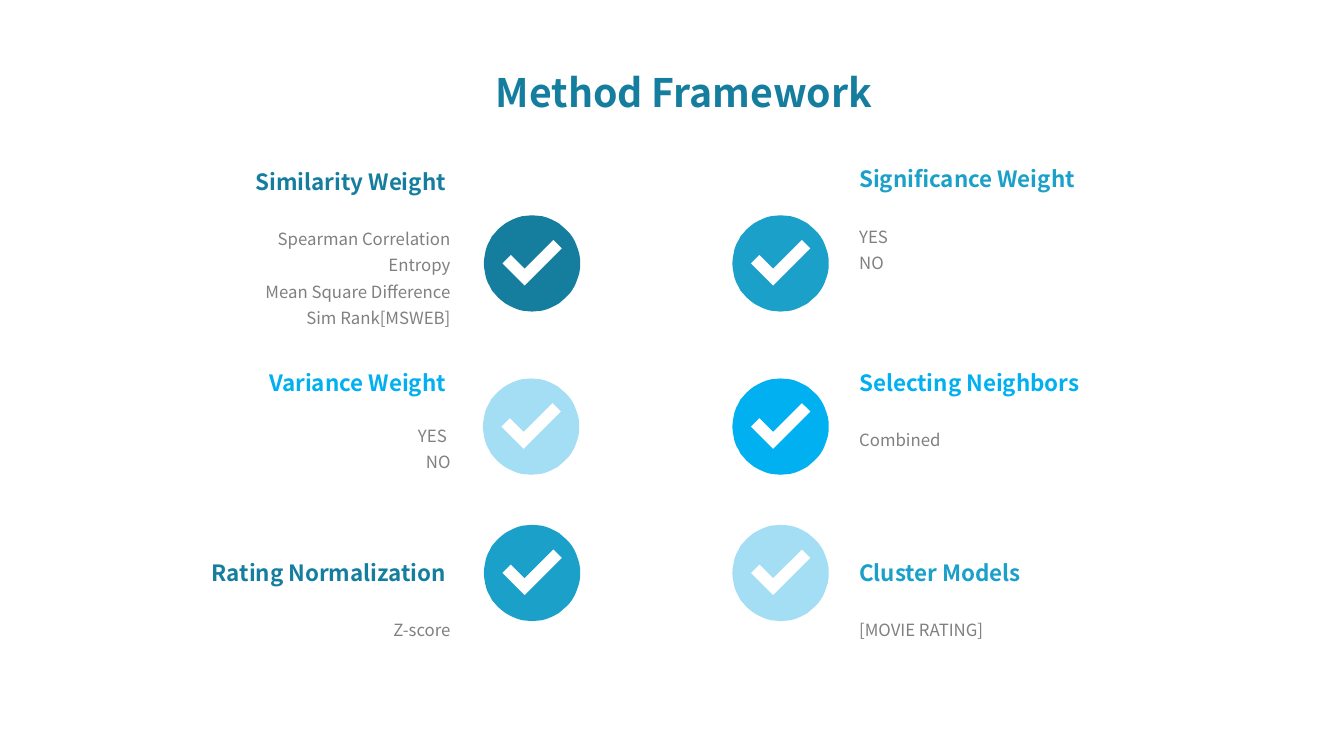
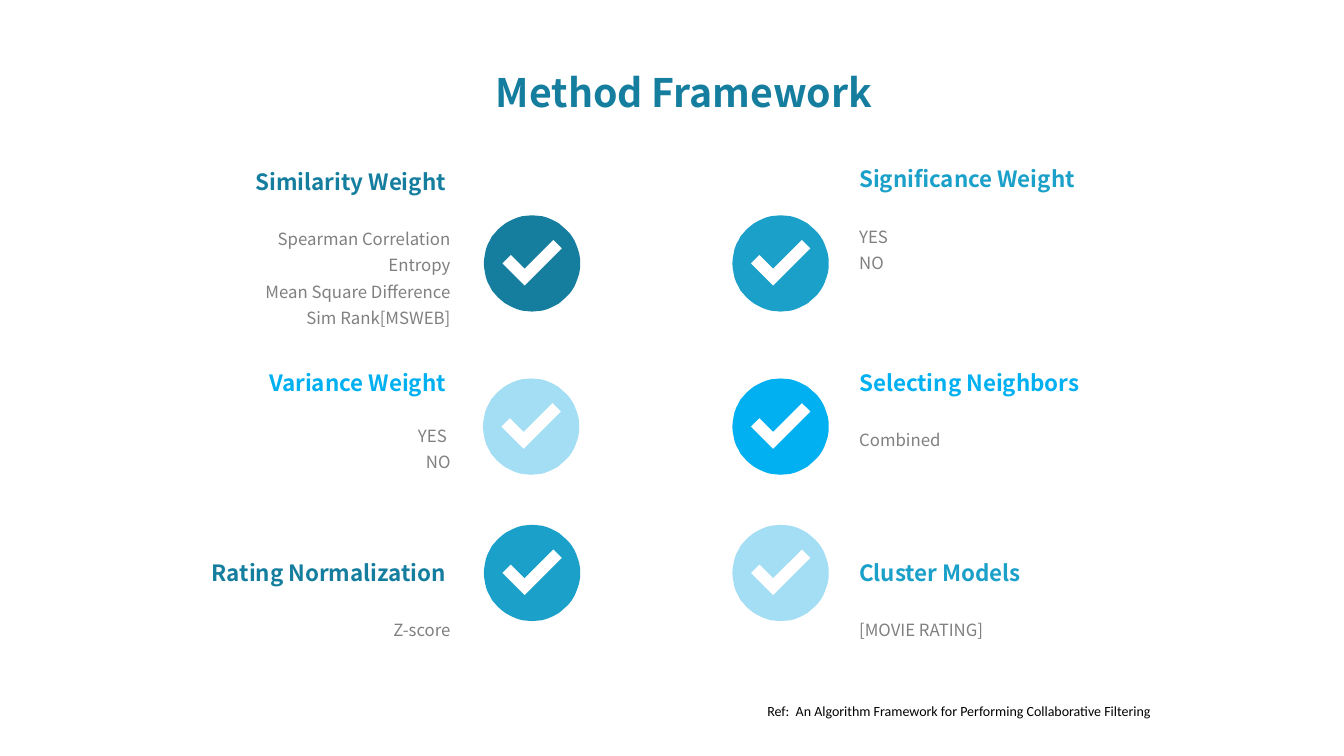
Before and after one commit to TZstatsADS/Fall2017-project4-grp8, a slide deck: slide 4 of doc/proj4-grp8.pptx. Drawn at 1344x756 pixels with LibreOffice and Linux fonts; fonts in the diff are those of the drawing. Boxes give left, top, right and bottom in pixels: in the first picture for what was removed or moved away, otherwise in the second. Text is boxed around its words. In the diff, an @@ line names an element or a change of style, - is before the commit and + after.

```diff
--- a/doc/proj4-grp8.pptx
+++ b/doc/proj4-grp8.pptx
@@ text added at box(767, 706, 1150, 719), 10 pt, text #000000 @@
+Ref: An Algorithm Framework for Performing Collaborative Filtering
```
Also in this commit, not shown: 2 other slides changed.
